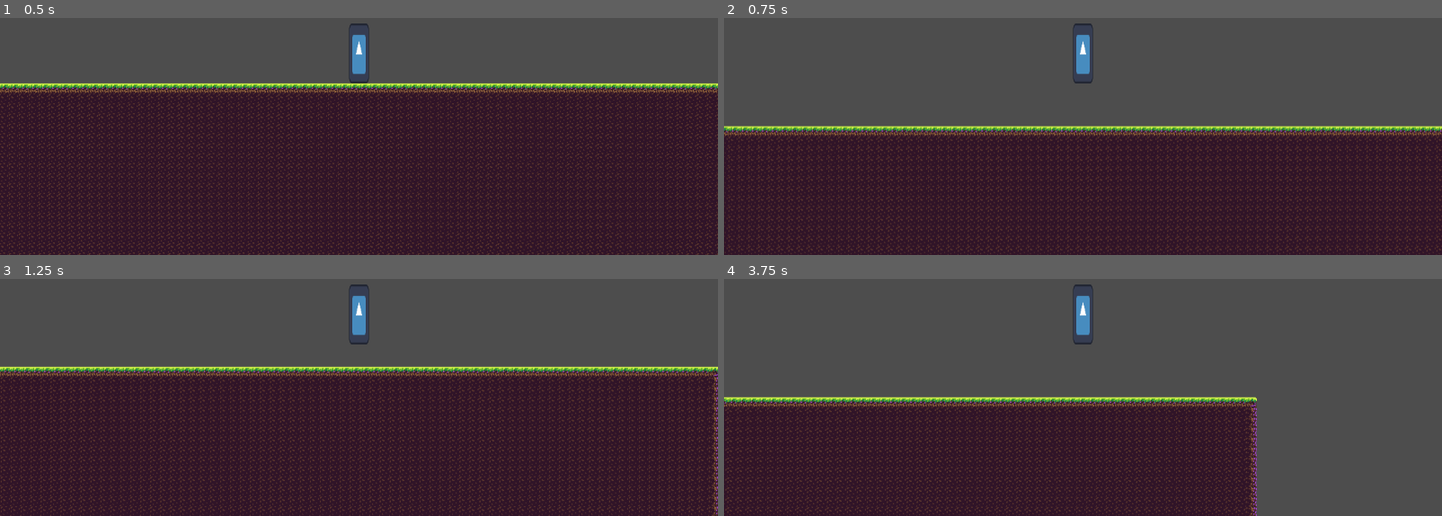
Above: before the commit, frames 1-4 (two rows, left to right).
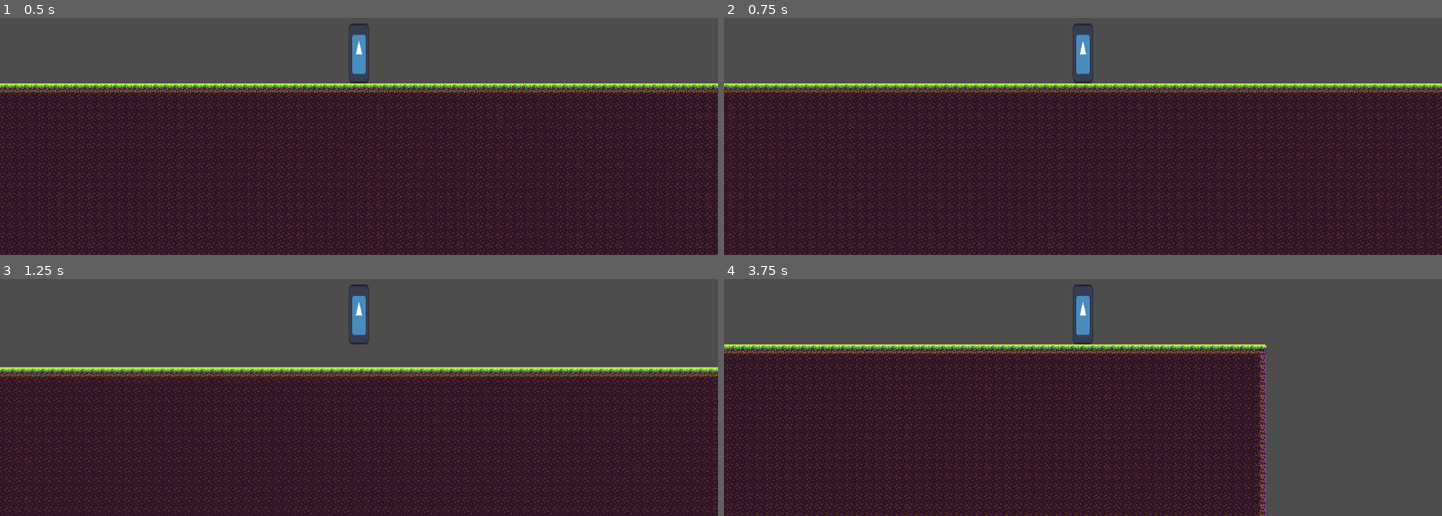
Above: after the commit, the same moments.

Repository: EamonnER/TerraWorlds
Game: Godot game, scene res://game.tscn
Two runs of this game, one before a commit and one after it. Both use one fixed random seed, a clock stepped at 60 frames per second and the inputs below. The engine's default icon, where the game draws it, is replaced by a stand-in: a white triangle on a blue panel in a dark square.
Inputs:
- Up to frame 1 (0.5 s): no input
- Up to frame 2 (0.75 s): tap Enter (ui_accept) at 0.5, 0.6 s; hold D (game_right) from 0.53 s (still down)
- Up to frame 3 (1.25 s): keep holding D (game_right); tap Space (game_jump) at 0.77, 0.8, 1.07 s
- Up to frame 4 (3.75 s): tap Space (game_jump) at 1.35, 1.52, 1.82, 2.3, 3.02, 3.32, 3.6 s; tap Enter (ui_accept) at 1.55, 2.1, 2.85 s; release D (game_right) at 2.03 s; hold A (game_left) 2.03-2.78 s; hold D (game_right) from 2.78 s (still down)

Frame 1 is identical in both runs. In frame 2, 29% of the frame differs, in the area x 0-100%, y 27-100%; in frame 3, 12%; in frame 4, 27%.

Commit message:
Moved to new movement controls

Diff:
--- a/scripts/Player.gd
+++ b/scripts/Player.gd
@@ -2,9 +2,10 @@
 
 
 const SPEED = 300.0
-const ACCELERATION = 100
-const DECELERATION = 20
-const JUMP_VELOCITY = -400.0
+const ACCELERATION = 5000
+const DECELERATION = 800
+const TERMINAL_VELOCITY = 5000
+const JUMP_VELOCITY = 300.0
 
 var world: Node2D
 
@@ -12,6 +13,7 @@
 var gravity = ProjectSettings.get_setting("physics/2d/default_gravity")
 
 func update_up_direction():
+
 	var coords: Vector2 = self.global_position
 	# If in right side of map
 	if coords.x > 0:
@@ -57,39 +59,63 @@
 		self.global_position = spawn_point
 
 func jump():
-	velocity -= up_direction * JUMP_VELOCITY
+	velocity = up_direction * JUMP_VELOCITY
 
-func move(direction: float):
+func move_horizontal(direction: float, delta: float):
 	# Compute the right direction (perpendicular to up_direction)
 	var right = up_direction.orthogonal()
 
 	# Project the velocity onto the right direction to get the left-right component
 	var right_velocity = velocity.project(right)
 
-	if direction == 0:
+	if not direction:
 		# Transition sideways velocity towards 0
-		right_velocity = right_velocity.move_toward(Vector2.ZERO, DECELERATION)
+		right_velocity = right_velocity.move_toward(Vector2.ZERO, DECELERATION*delta)
 	else:
 		# Transition sideways velocity towards max speed
-		right_velocity = right_velocity.move_toward(right * SPEED * direction * -1, ACCELERATION)
+		right_velocity = right_velocity.move_toward(right * SPEED * direction * -1, ACCELERATION*delta)
 
 	# Update velocity & keep verticle velocity
 	velocity = velocity.project(up_direction) + right_velocity
 
+func rotate_vector_relative(vector: Vector2) -> Vector2:
+	# Rotate the input direction to align it with the up_direction
+	vector = vector.normalized()
+	if up_direction == Vector2.UP:  # Up
+		return vector
+	elif up_direction == Vector2.DOWN:  # Down
+		return vector.rotated(PI)
+	elif up_direction == Vector2.RIGHT:  # Right (90 degrees clockwise)
+		return vector.rotated(PI/2)
+	else:  # Left (90 degrees anti-clockwise)
+		return vector.rotated(-PI/2)
+
+func get_relative_velocity(direction: Vector2) -> float:
+	var relative_direction = rotate_vector_relative(direction.normalized())
+	var projected_velocity = velocity * relative_direction
+
+	return velocity.x if velocity.x else velocity.y
+
+func add_velocity(direction: Vector2, magnitude: float):
+	var relative_direction = rotate_vector_relative(direction.normalized())
+	var magnitude_as_vector = relative_direction * magnitude
+	velocity += magnitude_as_vector
+
 func _physics_process(delta):
 	update_up_direction()
 
-	# Add the gravity.
+	# Add gravity to the velocity if the body is not on the floor.
 	if not is_on_floor():
-		velocity -= up_direction * gravity * delta
+		var down_velocity = gravity*delta
+		add_velocity(Vector2.DOWN, down_velocity)
+
 
 	# Handle jump.
-	if Input.is_action_just_pressed("ui_accept") and is_on_floor():
+	if Input.is_action_just_pressed("game_jump") and is_on_floor():
 		jump()
 
 	# Get the input direction and handle the movement/deceleration.
-	# As good practice, you should replace UI actions with custom gameplay actions.
-	var direction = Input.get_axis("ui_left", "ui_right")
-	move(direction)
+	var direction = Input.get_axis("game_left", "game_right")
+	move_horizontal(direction, delta)
 
 	move_and_slide()
